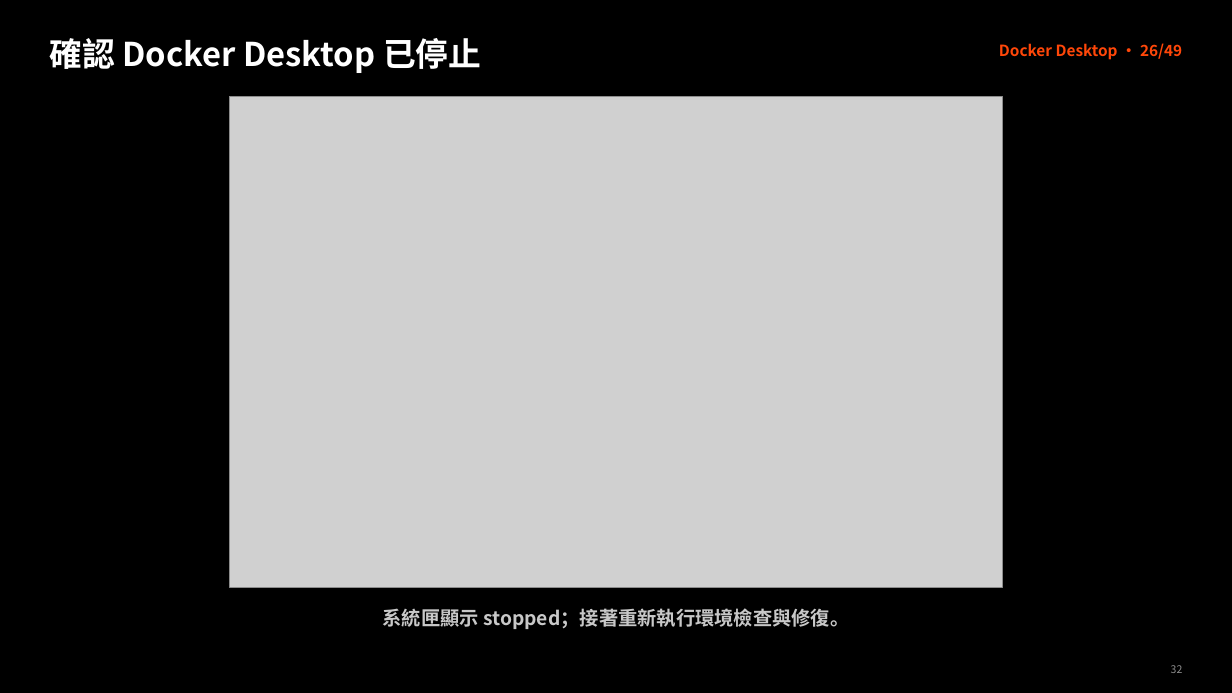
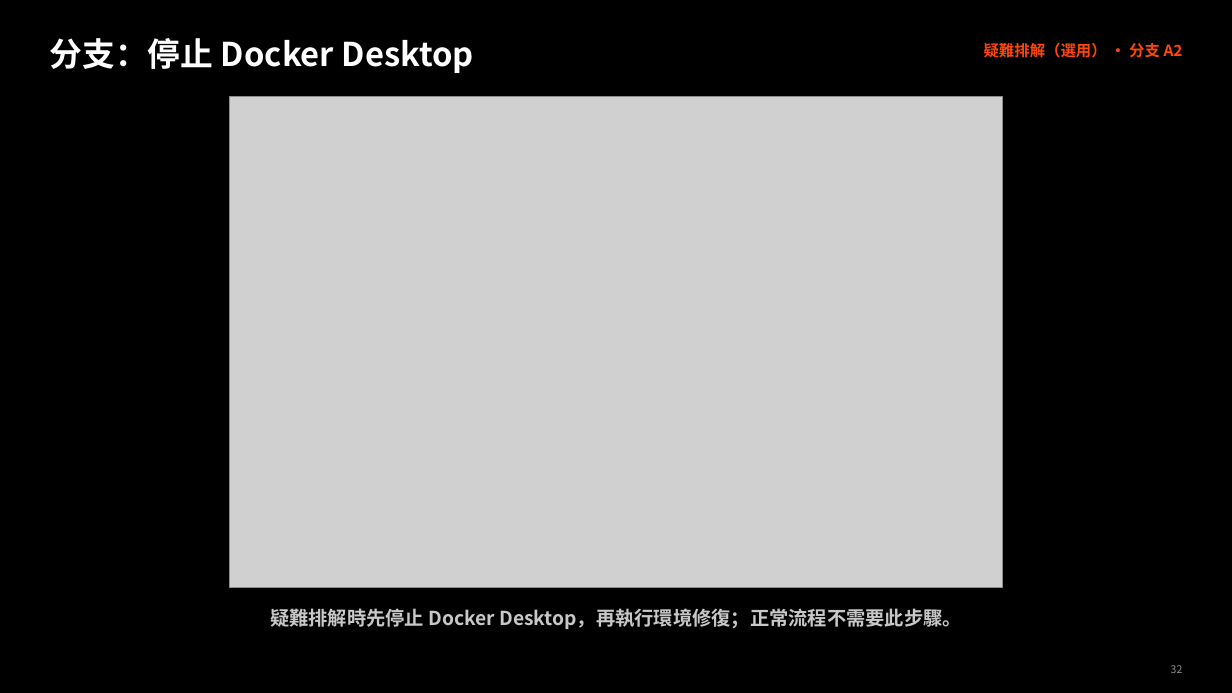
Before and after one commit to lee0401g/project-delivery_3LM, a slide deck: slide 32 of 地端AI建置實作.pptx. Drawn at 1232x693 pixels with LibreOffice and Linux fonts; fonts in the diff are those of the drawing; grey boxes stand for pictures. Boxes give left, top, right and bottom in pixels: in the first picture for what was removed or moved away, otherwise in the second. Text is boxed around its words. In the diff, an @@ line names an element or a change of style, - is before the commit and + after.

Commit message:
修改同步內容
1 獨立出 p25、26 操作分支
2 移除 p27 贅字
3 p33 更新狀態檢查流程與示意圖，確保敘述一致
4 p47 應要求閱者在此頁將開關設定到與此一致
5 明確標示本份簡報僅涵蓋單元 00～04
6 已移除畫面、正文及講者備註中的未來 RAG／知識庫提示

```diff
--- a/地端AI建置實作.pptx
+++ b/地端AI建置實作.pptx
@@ text at [50, 38, 474, 73]: text changed @@
-確認 Docker Desktop 已停止
+分支：停止 Docker Desktop
@@ text at [984, 43, 1183, 58]: text changed @@
-Docker Desktop · 26/49
+疑難排解（選用） · 分支 A2
@@ text at [270, 608, 962, 629]: text changed @@
-系統匣顯示 stopped；接著重新執行環境檢查與修復。
+疑難排解時先停止 Docker Desktop，再執行環境修復；正常流程不需要此步驟。
```
Also in this commit, not shown: 51 other slides changed, 4 slides added, 2 slides removed, 2 other files.
